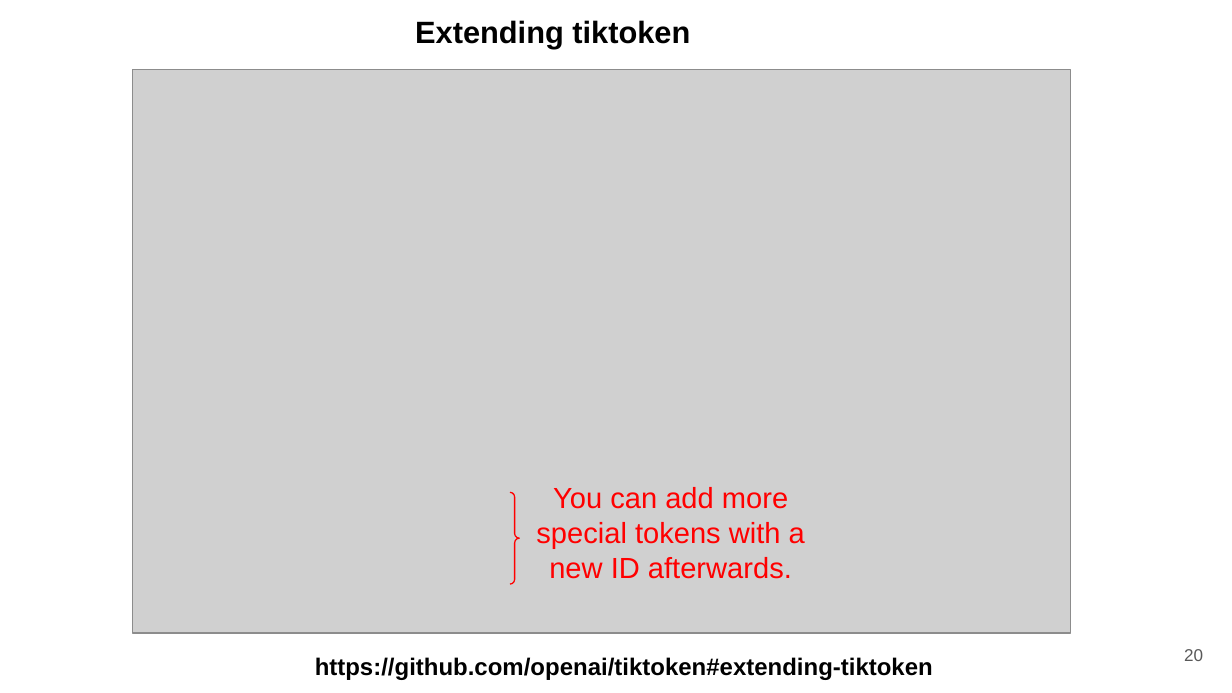
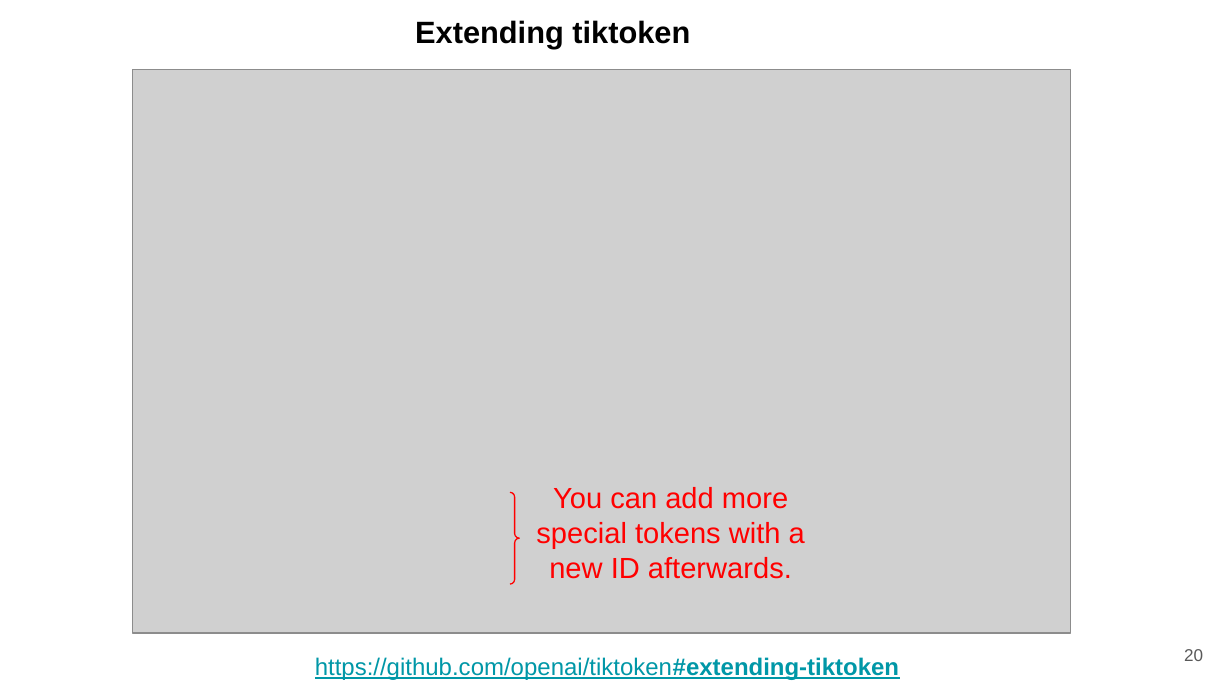
Before and after one commit to ducspe/DCPresentations, a slide deck: slide 20 of UnderstandingTokenization/UnderstandingTokenization.pptx. Drawn at 1232x693 pixels with LibreOffice and Linux fonts; fonts in the diff are those of the drawing; grey boxes stand for pictures. Boxes give left, top, right and bottom in pixels: in the first picture for what was removed or moved away, otherwise in the second. Text is boxed around its words. In the diff, an @@ line names an element or a change of style, - is before the commit and + after.

```diff
--- a/UnderstandingTokenization/UnderstandingTokenization.pptx
+++ b/UnderstandingTokenization/UnderstandingTokenization.pptx
@@ text "https://github.com/openai/tiktoken#extending-tiktoken" at bbox=[315, 657, 899, 680]: text colour #000000 to #0097A7, underline on; bold off in "https://github.com/openai/tiktoken#extending-tiktoken" @@
```
Also in this commit, not shown: 10 other slides changed, 10 other files.
